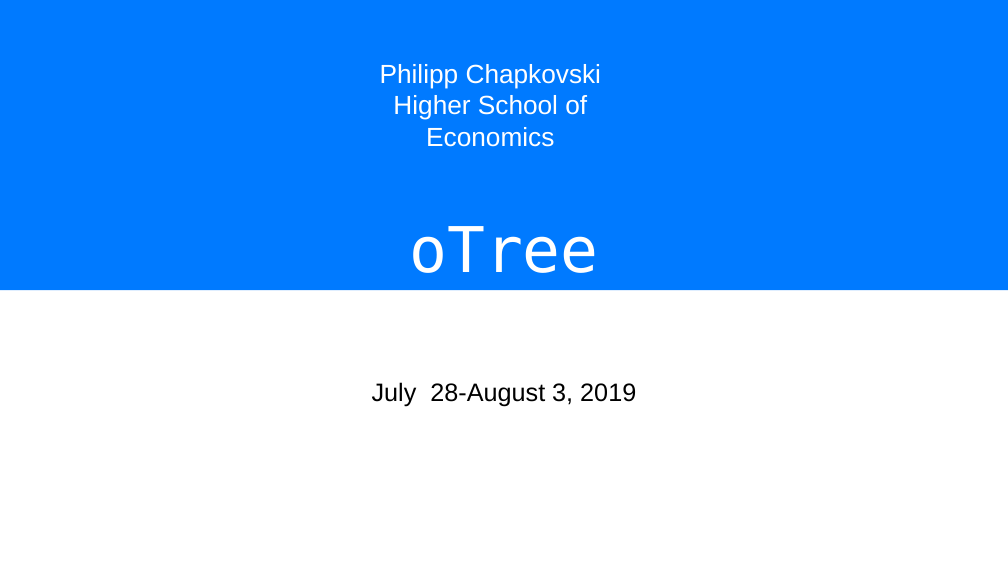
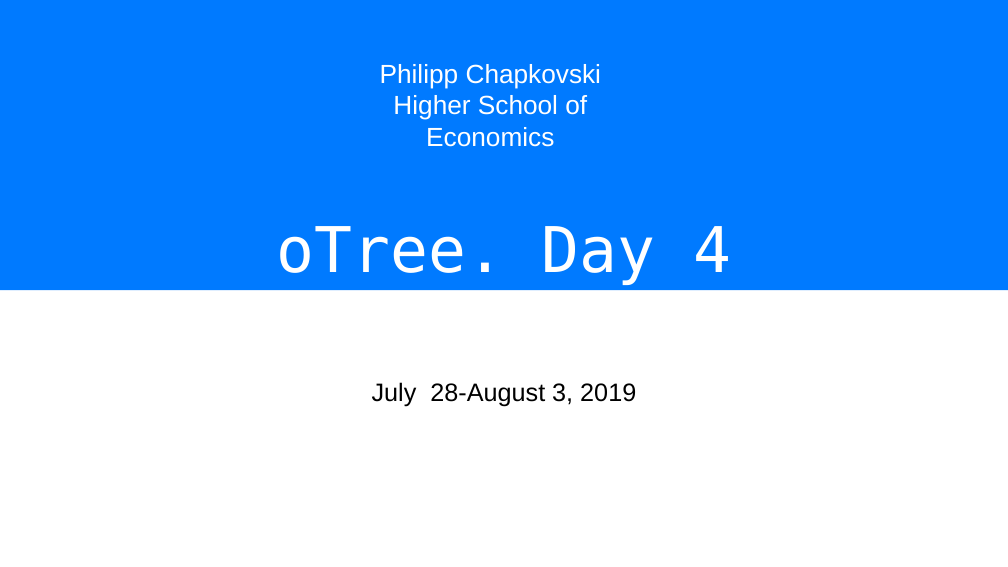
Before and after one commit to chapkovski/uncertainty-summer-school, a slide deck: slide 1 of presentations/frankfurt_july_2019 day4.pptx. Drawn at 1008x567 pixels with LibreOffice and Linux fonts; fonts in the diff are those of the drawing. Boxes give left, top, right and bottom in pixels: in the first picture for what was removed or moved away, otherwise in the second. Text is boxed around its words. In the diff, an @@ line names an element or a change of style, - is before the commit and + after.

```diff
--- a/presentations/frankfurt_july_2019 day4.pptx
+++ b/presentations/frankfurt_july_2019 day4.pptx
@@ title at bbox=[276, 226, 732, 285]: text changed @@
-oTree
+oTree. Day 4
```
Also in this commit, not shown: 43 slides removed, 21 other files.
